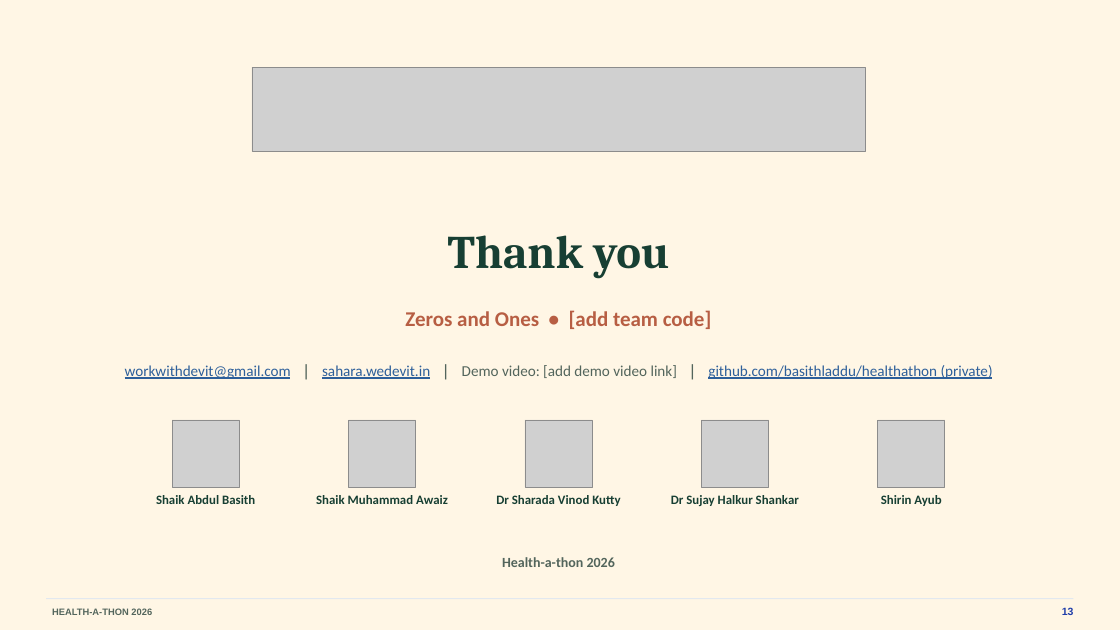
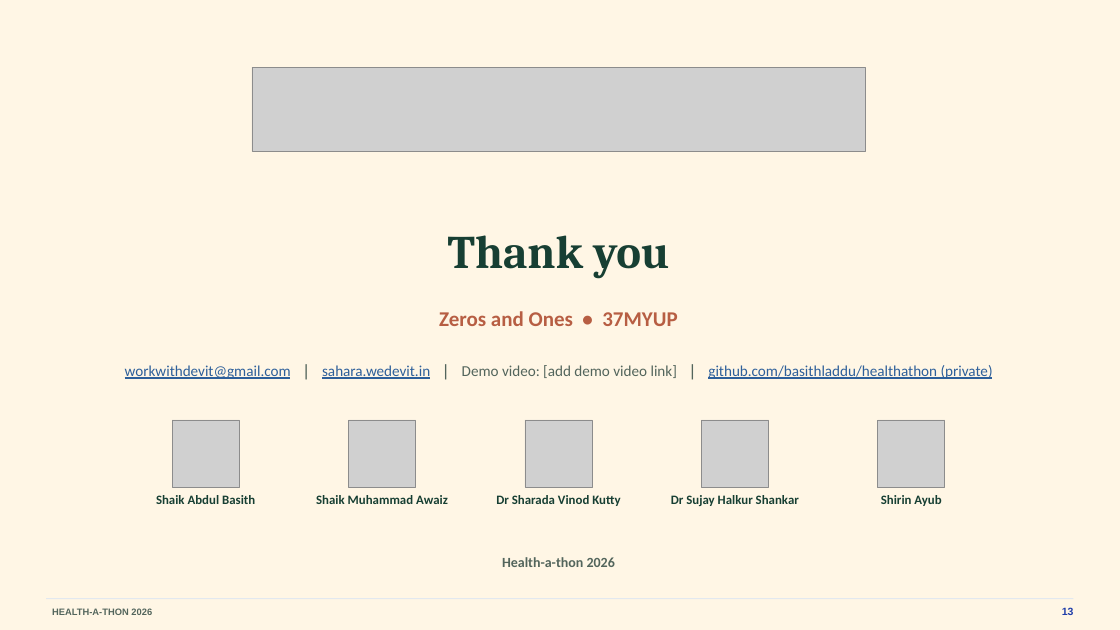
Before and after one commit to basithladdu/healthathon, a slide deck: slide 13 of output/final-submission/Sahara-Final-Presentation.pptx. Drawn at 1120x630 pixels with LibreOffice and Linux fonts; fonts in the diff are those of the drawing; grey boxes stand for pictures. Boxes give left, top, right and bottom in pixels: in the first picture for what was removed or moved away, otherwise in the second. Text is boxed around its words. In the diff, an @@ line names an element or a change of style, - is before the commit and + after.

```diff
--- a/output/final-submission/Sahara-Final-Presentation.pptx
+++ b/output/final-submission/Sahara-Final-Presentation.pptx
@@ text at box(439, 311, 677, 326): text changed @@
-Zeros and Ones • [add team code]
+Zeros and Ones • 37MYUP
```
Also in this commit, not shown: 1 other slide changed, 3 other files.
